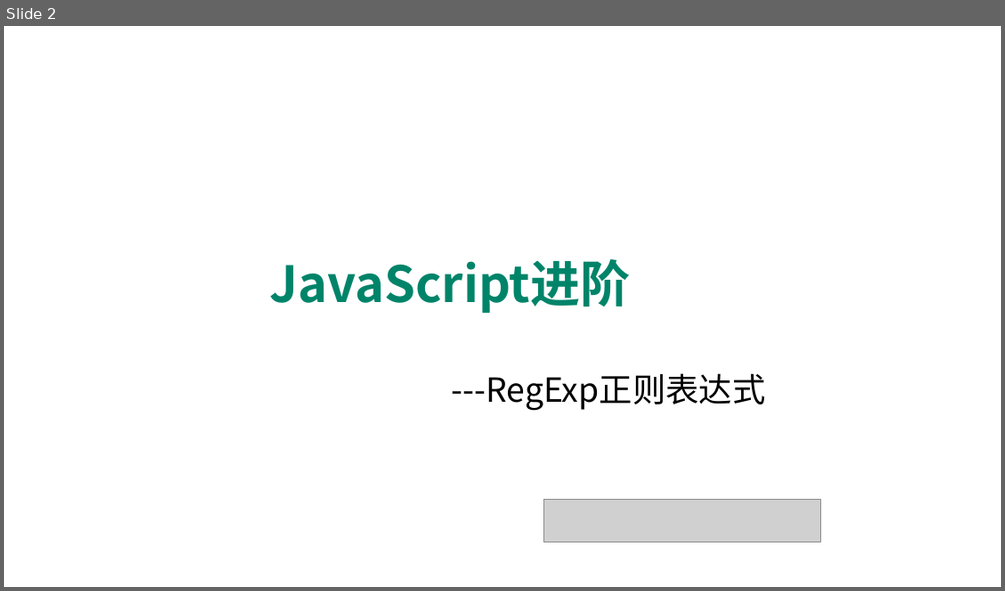
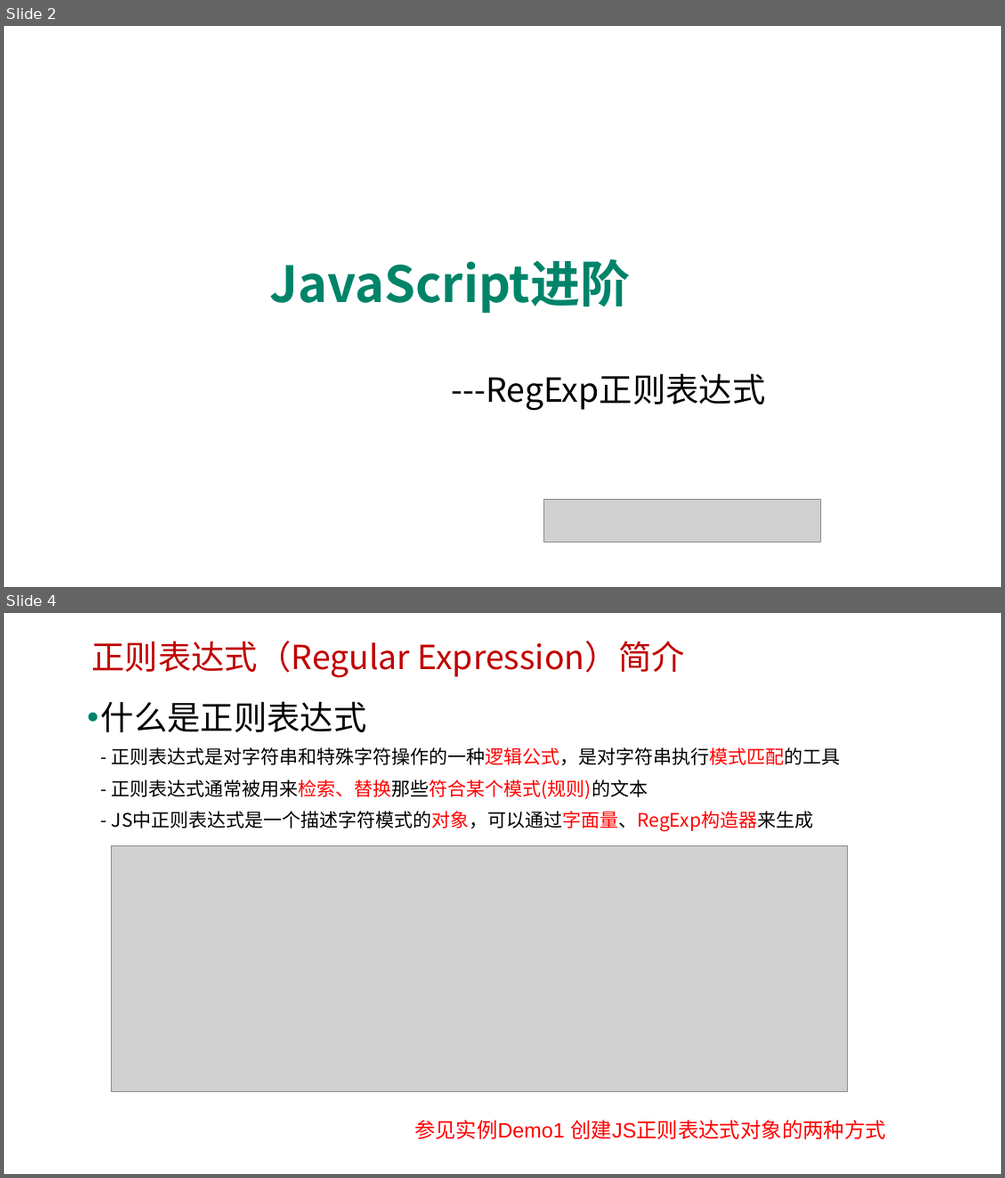
Before and after one commit to edu2act/course-javascript-advanced, a slide deck: 课程PPT/10.JavaScript标准内置对象-构造器（RegExp、Error）.pptx. Shown one above the other, each under a label of ours: slide 2 before the commit, slides 2 and 4 after it; the slides between them are not shown. The pictures are 1005x591 and 1005x1178 pixels, drawn with LibreOffice and Linux fonts; fonts in the diff are those of the drawing; grey boxes stand for pictures; background and template pictures are left out. Boxes give left, top, right and bottom in pixels: in the first picture for what was removed or moved away, otherwise in the second. Text is boxed around its words. In the diff, an @@ line names an element or a change of style, - is before the commit and + after.

```diff
--- a/课程PPT/10.JavaScript标准内置对象-构造器（RegExp、Error）.pptx
+++ b/课程PPT/10.JavaScript标准内置对象-构造器（RegExp、Error）.pptx
@@ slide 4 added at box(4, 613, 1001, 1174), background picture (left out) @@
@@ text added at box(91, 641, 685, 678), 32 pt, text #C00000 @@
+正则表达式（Regular Expression）简介
@@ text added at box(101, 701, 841, 831), 18 pt, text #000000 @@
+• 什么是正则表达式
+  - 正则表达式是对字符串和特殊字符操作的一种逻辑公式，是对字符串执行模式匹配的工具
+  - 正则表达式通常被用来检索、替换那些符合某个模式(规则)的文本
+  - JS中正则表达式是一个描述字符模式的对象，可以通过字面量、RegExp构造器来生成
@@ picture added at box(112, 845, 848, 1091) @@
@@ text added at box(414, 1119, 885, 1139), 20 pt, text #FF0000 @@
+参见实例Demo1 创建JS正则表达式对象的两种方式
```
Also in this commit, not shown: 2 slides changed, 12 other slides added, 12 slides removed, 15 other files.
